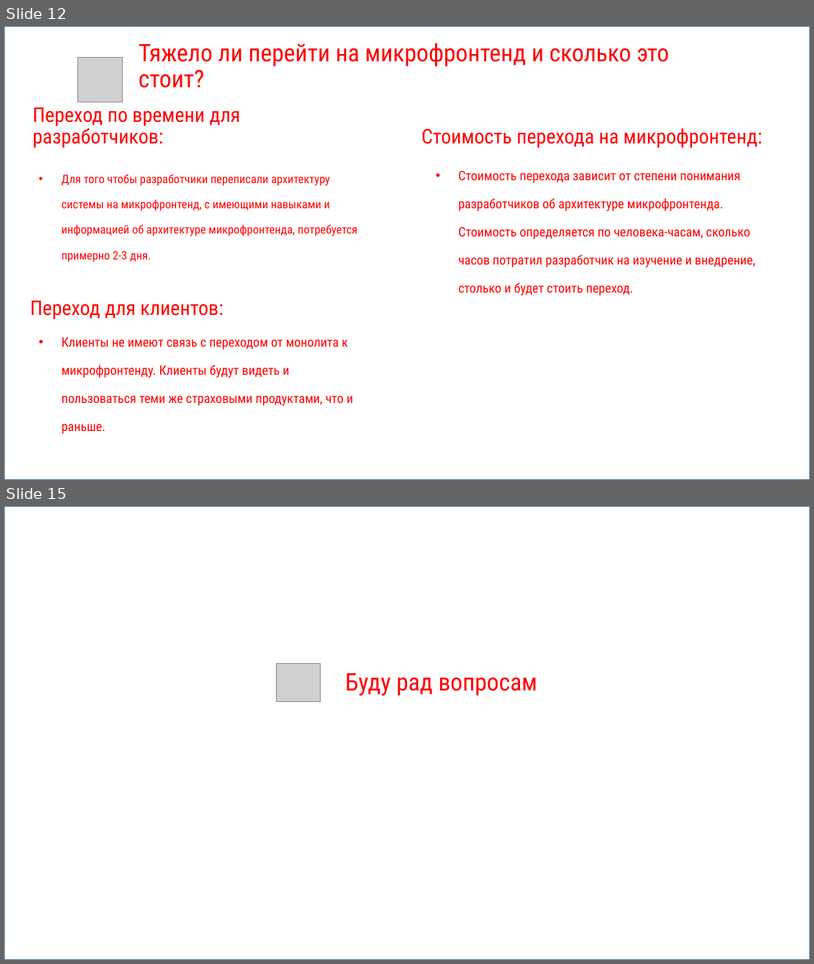
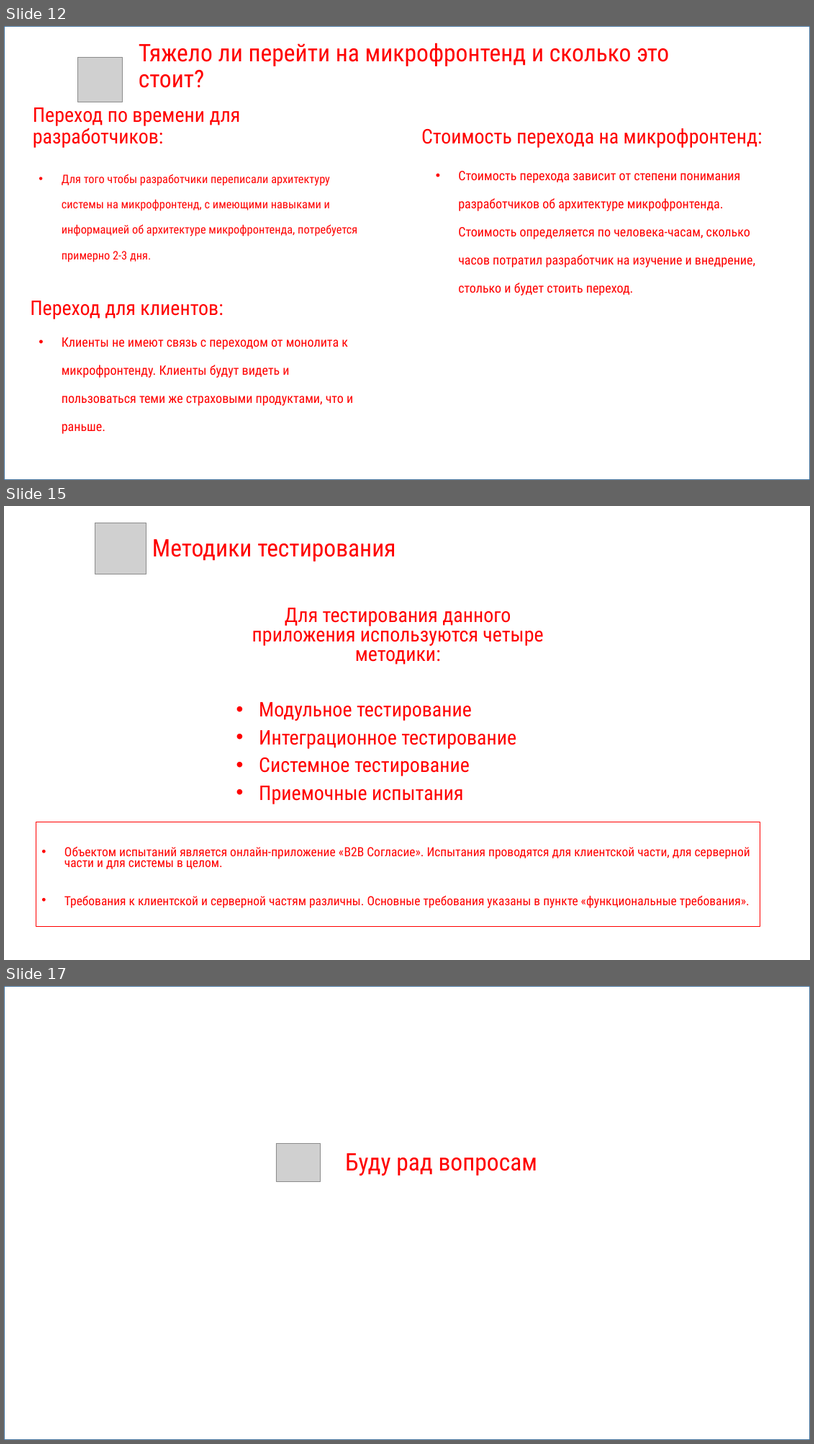
Before and after one commit to kamych1916/-, a slide deck: Презентация.pptx. Shown one above the other, each under a label of ours: slides 12 and 15 before the commit, slides 12, 15 and 17 after it; the slides between them are not shown. The pictures are 814x964 and 814x1444 pixels, drawn with LibreOffice and Linux fonts; fonts in the diff are those of the drawing; grey boxes stand for pictures. Boxes give left, top, right and bottom in pixels: in the first picture for what was removed or moved away, otherwise in the second. Text is boxed around its words. In the diff, an @@ line names an element or a change of style, - is before the commit and + after.

Commit message:
добавил пункты про тестирование и изменил некоторые слайды

```diff
--- a/Презентация.pptx
+++ b/Презентация.pptx
@@ slide 15 added at [4,506,810,960], background #FFFFFF @@
@@ picture added at [95,523,146,574] @@
@@ title added at [152,539,396,561], 28.8 pt, text #FF0000 @@
+Методики тестирования
@@ text added at [252,608,543,804], 24 pt, text #FF0000 @@
+Для тестирования данного приложения используются четыре методики:
+• Модульное тестирование
+• Интеграционное тестирование
+• Системное тестирование
+• Приемочные испытания
@@ rectangle added at [36,822,761,926], outline #FF0000 1 pt, 15 pt, text #FF0000 @@
+• Объектом испытаний является онлайн-приложение «B2B Согласие». Испытания проводятся для клиентской части, для серверной части и для системы в целом.
+• Требования к клиентской и серверной частям различны. Основные требования указаны в пункте «функциональные требования».
@@ what was slide 15 is now slide 17 @@
```
Also in this commit, not shown: 5 slides changed, 3 other slides added, 2 slides removed.
